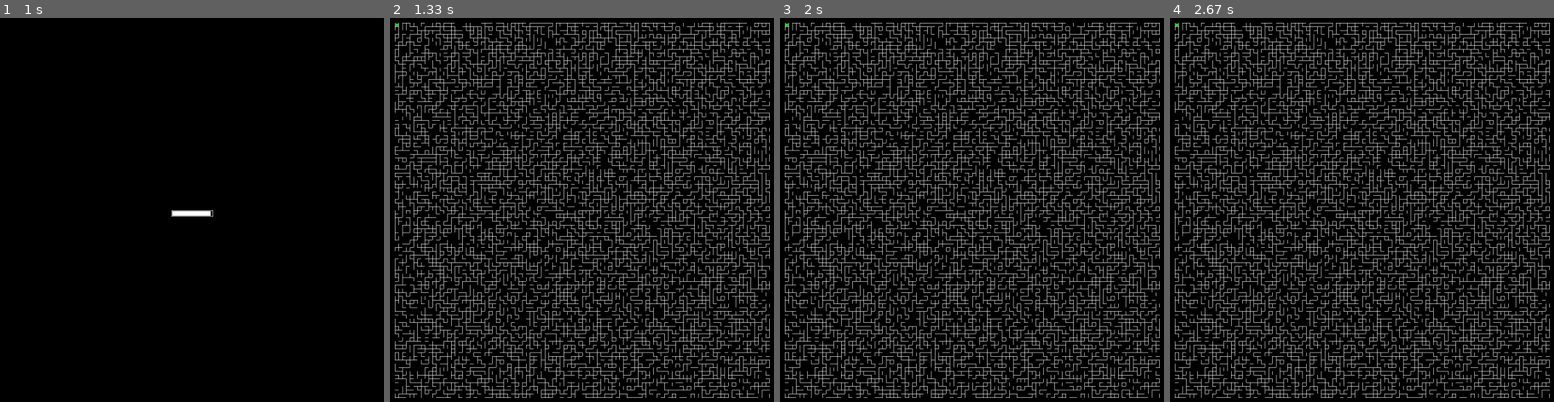
Above: before the commit, frames 1-4 (left to right).
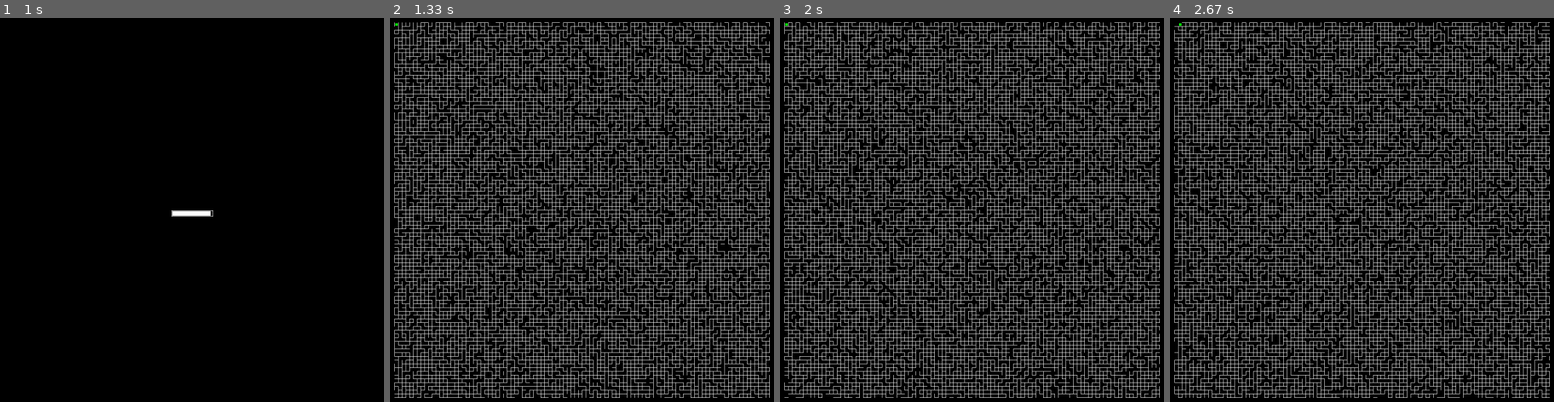
Above: after the commit, the same moments.

Repository: AlexanderNoles/NEA
Game: pygame game, started from MazeRenderer 2.0.py
Same seed, same stepped clock (60 frames per second), same inputs: the game is played once before the commit and once after it.
Inputs:
- Up to frame 1 (1 s): hold E 0.33-0.8 s; hold Right 0.33-0.8 s
- Up to frame 2 (1.33 s): no input
- Up to frame 3 (2 s): hold Up 1.33-1.8 s; tap E at 1.83 s
- Up to frame 4 (2.67 s): tap E at 2.17 s; hold Right from 2.5 s (still down)

Frame 1 is identical in both runs. In frame 2, 34% of the frame differs, in the area x 1-99%, y 1-99%; in frame 3, 34%; in frame 4, 34%.

Commit message:
Wall detection works, rendering revamp

Diff:
--- a/MazeRenderer 2.0.py
+++ b/MazeRenderer 2.0.py
@@ -54,10 +54,11 @@
                     move_dir = "down"
                 else:
                     move_dir = ""
-                #Need to make it check to see if input is valid
-                print('')
-                print(player_pos[0],player_pos[1])
-                print(position_set_to[0] + add_to_x, position_set_to[1] + add_to_y)
+                if event.key == pygame.K_e: #This is a reset button and is only for testing, can be removed in final version
+                    first_frame = True
+                    screen.fill(default)
+                    from MazeGenerationNew import generate_random_walls
+                    maze_data = generate_random_walls(100,100)
                 #Checks to make sure player can't go outside the maze
                 if position_set_to[0] + add_to_x < 0 or position_set_to[0] + add_to_x > len(maze_data)-1:
                     add_to_x = 0
@@ -106,13 +107,9 @@
         "up":[2,3],
         "down":[3,2]
         }
-    print((maze_data[-player_pos[0]][-player_pos[1]]))
-    print((maze_data[-player_pos[0]][-player_pos[1]])[(dict_one[move_dir])[0]])
-    if (maze_data[-player_pos[0]][-player_pos[1]])[(dict_one[move_dir])[0]] == 1 and (maze_data[-player_pos[0]][-player_pos[1]])[(dict_one[move_dir])[0]] == 1:
-        print("wall")
+    if (maze_data[player_pos[1]][player_pos[0]])[(dict_one[move_dir])[0]] == 1 or (maze_data[position_to_set_to[1]][position_to_set_to[0]])[(dict_one[move_dir])[1]] == 1:
         return True
     else:
-        print("no wall")
         return False
 
 def draw_maze(window_dimensions,cube_size,screen,maze_data):
@@ -126,12 +123,12 @@
     offsetx = 0
     for y in range(0,len(maze_data)):
         for x in range(0, len(maze_data[y])):
-            draw_rectangle([int(0-(maze_height/2)+offsetx),int((0-maze_width/2)+offsety)],cube_size,cube_size,False,white,screen,window_dimensions,maze_data[y][x])
+            draw_rectangle([(0-(maze_height/2)+offsetx),((0-maze_width/2)+offsety)],cube_size,cube_size,False,white,screen,window_dimensions,maze_data[y][x])
             offsetx += cube_size-1
         offsety += cube_size-1
         offsetx = 0
     #Maze Shell#
-    #draw_outline([int(0-maze_height/2),int(0-maze_width/2)],((cube_size-1)*len(maze_data[0])),((cube_size-1)*len(maze_data)),white,screen,window_dimensions,[1,1,1,1])
+    #draw_rectangle([(0-maze_height/2),(0-maze_width/2)],((cube_size-1)*len(maze_data[0])),((cube_size-1)*len(maze_data)),False,white,screen,window_dimensions,[1,1,1,1]) #Currently the size of the maze shell is drawn wrong so it is disabled
     return [maze_width,maze_height,]
 
 def draw_player(maze_data,maze_height,maze_width,cube_size,screen,window_dimensions,new_pos,first_pos,*args):
@@ -152,7 +149,7 @@
 def find_center_of_square(maze_width,maze_height,cube_size,pos): #Converts map coords to pixel measurments so that the player can be properly positioned
     x = pos[0]                                                   #Currently while the player isn't intersecting walls they don't look like they are in the center
     y = pos[1]
-    pos_in_pixels = [int(0-(maze_width/2)+(cube_size-1)*x)+(0.2*cube_size),int(0-(maze_height/2)+(cube_size-1)*y)+(0.2*cube_size)]
+    pos_in_pixels = [(0-(maze_width/2)+(cube_size-1)*x)+(0.2*cube_size),(0-(maze_height/2)+(cube_size-1)*y)+(0.2*cube_size)]
     #print(pos_in_pixels)
     return pos_in_pixels
 
@@ -163,37 +160,29 @@
     #Draw actual progress
     draw_rectangle([int(center[0]-width/2)+2,center[1]+2],int((width-4)*progress),11,True,white,screen,window_dimensions)
 
-#Both draw_outline and draw_rectangle could be combined down into a just draw_rectangle (however that can be done at a later date)
-def draw_outline(startpos,width,height,colour,screen,window_dimensions,list_one):
-    width = alter_to_fit_scale(width)
-    height = alter_to_fit_scale(height)
-    for i in range(0,len(startpos)):
-        startpos[i] = alter_coords_to_fit_scale(startpos[i],int((window_dimensions[i])/2))
-    for x in range(startpos[0],startpos[0]+width):
-        for y in range(startpos[1],startpos[1]+height):
-            if (x in range(startpos[0]+list_one[0],startpos[0]+width-list_one[1])) and (y in range(startpos[1]+list_one[2],startpos[1]+height-list_one[3])):
-                pass
-            else:
-                screen.set_at((x,y),colour)
-
 def draw_rectangle(startpos,width,height,fill,colour,screen,window_dimensions,*args):
     #Draws a rectangle based around 0,0 (screen center), for best use don't redraw things that are already drawn (i.e. stagnant sprites, like the maze)
     width = alter_to_fit_scale(width)
     height = alter_to_fit_scale(height)
     for i in range(0,len(startpos)):
         startpos[i] = alter_coords_to_fit_scale(startpos[i],int((window_dimensions[i])/2))
-    for x in range(startpos[0],startpos[0]+width):
-        for y in range(startpos[1],startpos[1]+height):
-            screen.set_at((x,y),colour)
+    if fill:
+        for x in range(startpos[0],startpos[0]+width):
+            for y in range(startpos[1],startpos[1]+height):
+                screen.set_at((x,y),colour)
     if not fill:
-        try:  #This allows rectangles to not be filled with the weight of thier lines controlled by args[0] (if it's entered as an int)
-            for x in range(startpos[0]+args[0],startpos[0]+width-args[0]):
-                for y in range(startpos[1]+args[0],startpos[1]+height-args[0]):
-                    screen.set_at((x,y),default)
-        except: #Allows different sides of the cube to have different line weights controlled by args[0] (if it's entered as a list of ints)
-            for x in range(startpos[0]+args[0][0],startpos[0]+width-args[0][1]):
-                for y in range(startpos[1]+args[0][2],startpos[1]+height-args[0][3]):
-                    screen.set_at((x,y),default)
+        list_one = []
+        if isinstance(args[0], int):
+            for i in range(0,4):
+                list_one.append(args[0])
+        else:
+            list_one = args[0]
+        for x in range(startpos[0],startpos[0]+width):
+            for y in range(startpos[1],startpos[1]+height):
+                if (x in range(startpos[0]+list_one[0],startpos[0]+width-list_one[1])) and (y in range(startpos[1]+list_one[2],startpos[1]+height-list_one[3])):
+                    pass
+                else:
+                    screen.set_at((x,y),colour)
 
 def alter_to_fit_scale(value):
     #Alters any variable to fit game scale
